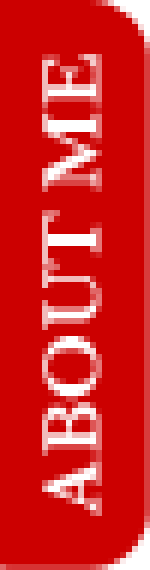
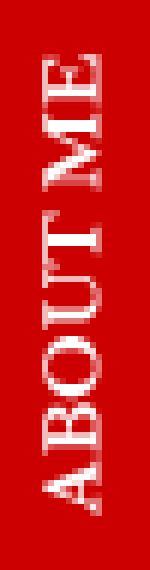
Before/after of a 150x570 layered artwork. What changed in the layer stack:
added layer "Layer 1" above "Shape 2" over left=0, top=0, right=150, bottom=570
